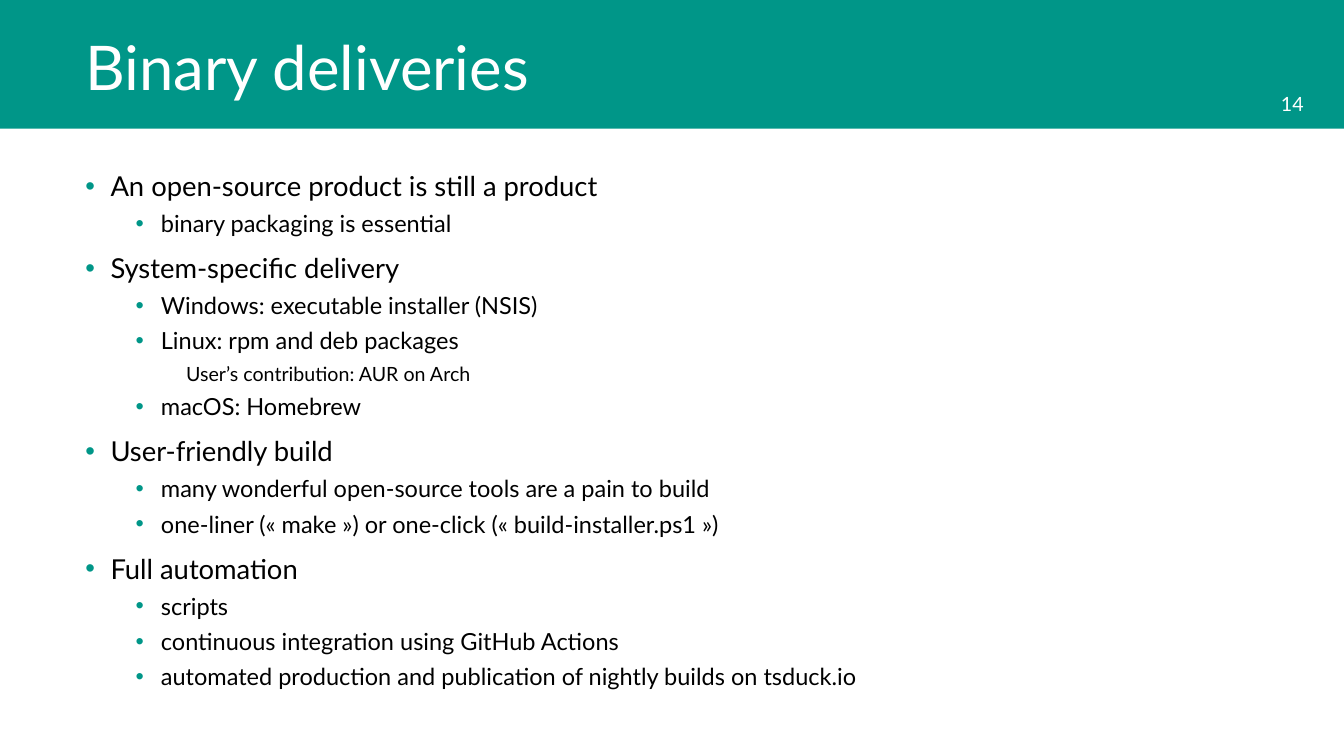
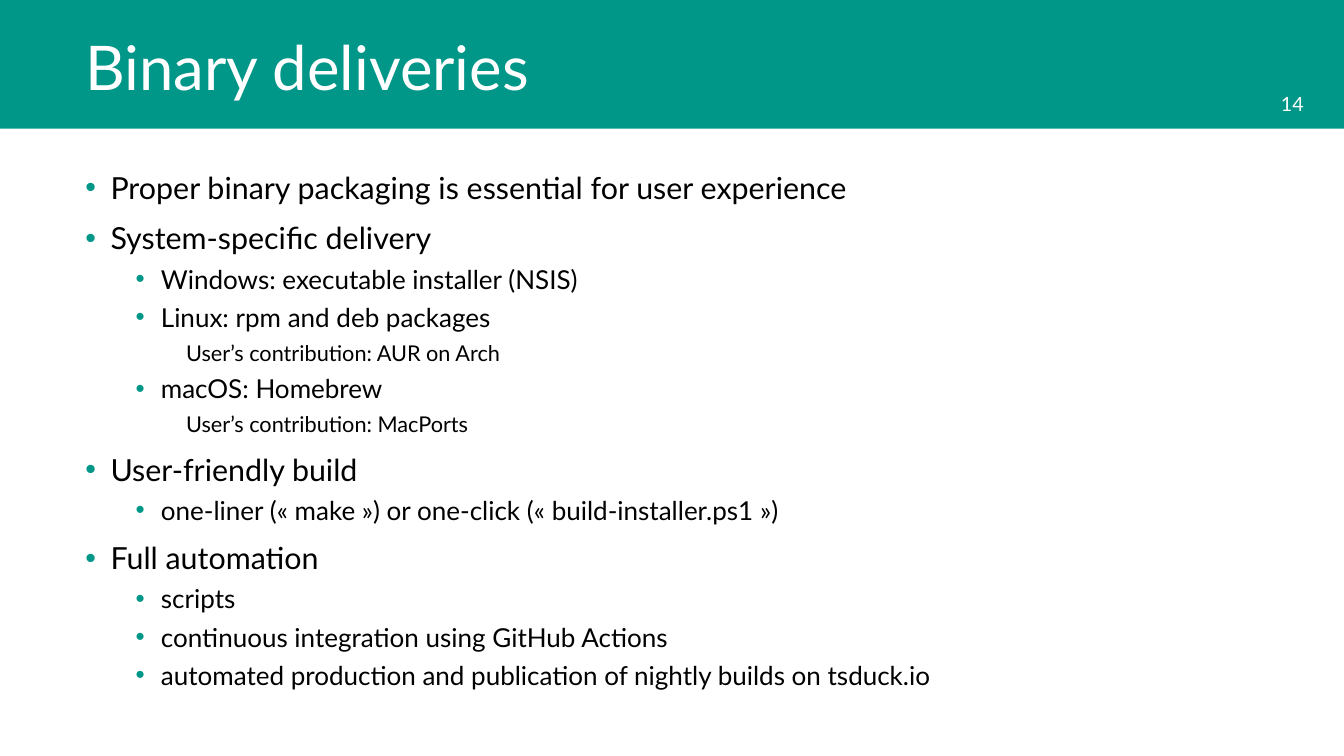
Before and after one commit to tsduck/tsduck, a slide deck: slide 14 of doc/tsduck-project.pptx. Drawn at 1344x756 pixels with LibreOffice and Linux fonts; fonts in the diff are those of the drawing; background and template pictures are left out. Boxes give left, top, right and bottom in pixels: in the first picture for what was removed or moved away, otherwise in the second. Text is boxed around its words. In the diff, an @@ line names an element or a change of style, - is before the commit and + after.

```diff
--- a/doc/tsduck-project.pptx
+++ b/doc/tsduck-project.pptx
@@ text at [111,176,847,204]: text changed; size 19.6 to 21.7 pt @@
-• An open-source product is still a product
-  • binary packaging is essential
+• Proper binary packaging is essential for user experience
@@ text at [111,226,930,690]: size 19.6 to 21.7 pt in "System-specific delivery", "User-friendly build", "Full automation"; size 16.8 to 18.6 pt in "Windows: executable installer (NSIS)", "Linux: rpm and deb packages", "macOS: Homebrew", "one-liner (« make ») or one-click (« ..." and 3 more places; size 14 to 15.5 pt in "User’s contribution: AUR on Arch" @@
@@ text at [186,415,469,432]: paragraph added @@
+    User’s contribution: MacPorts
@@ text at [161,479,710,501]: paragraph removed @@
-  • many wonderful open-source tools are a pain to build
```
Also in this commit, not shown: 9 other slides changed, 8 other files.
